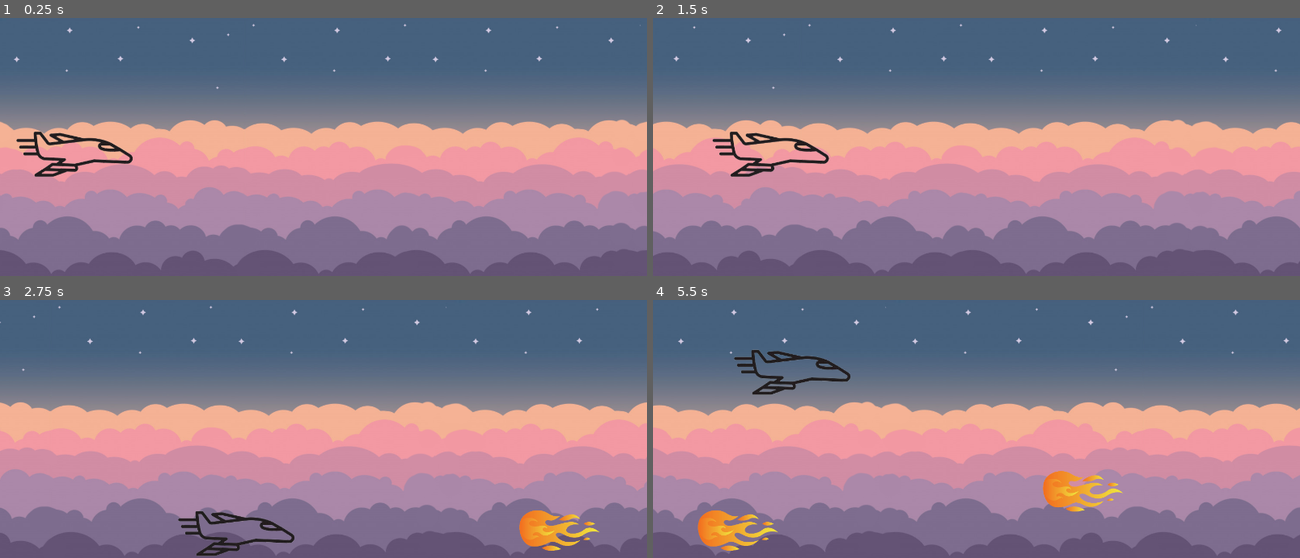
Above: before the commit, frames 1-4 (two rows, left to right).
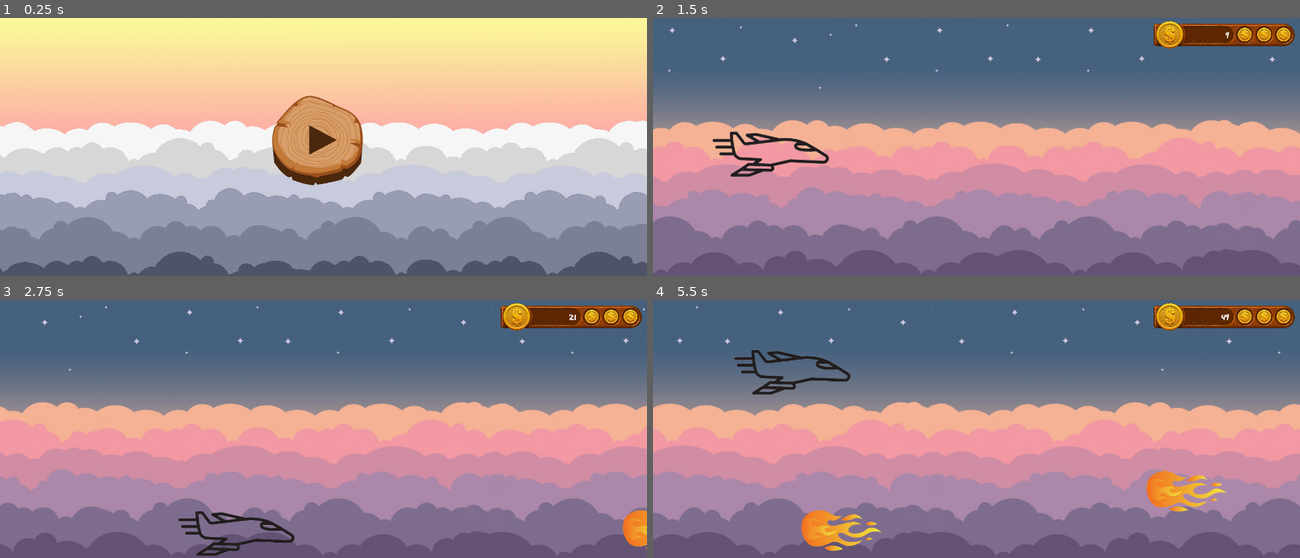
Above: after the commit, the same moments.

Repository: bonfire-camaraderie/Paper-Plane
Game: Godot game, scene res://Start Menu.tscn
Two runs of this game, one before a commit and one after it. Both use one fixed random seed, a clock stepped at 60 frames per second and the inputs below. Before the commit the project starts from res://World.tscn.
Inputs (mouse positions are in pixels of both pictures, inside the frame that each line leads up to):
- Up to frame 1 (0.25 s): no input
- Up to frame 2 (1.5 s): click (970, 139) at 0.52 s; hold Right (ui_right) from 1.28 s (still down)
- Up to frame 3 (2.75 s): release Right (ui_right) at 2.03 s; hold Down (ui_down) from 2.03 s (still down)
- Up to frame 4 (5.5 s): release Down (ui_down) at 2.78 s; hold Right (ui_right) 2.78-3.53 s; hold Up (ui_up) 3.53-4.28 s; hold Left (ui_left) from 4.28 s (still down)

The runs differ from the first frame. In frame 1, 76% of the frame differs, in the area x 0-100%, y 0-100%; in frame 2, 17%; in frame 3, 18%; in frame 4, 20%.

Commit message:
added scoring menu and system, added Start Menu scene

Diff:
--- a/Object Spawner.gd
+++ b/Object Spawner.gd
@@ -1,7 +1,7 @@
 extends Node
 
 const fireBall = preload("res://Fire_Ball.tscn")
-onready var timer = get_node("Timer")
+onready var timer = get_node("Fire_Ball_Spawn_Timer")
 var objectPosition = Vector2()
 
 func _ready():
--- /dev/null
+++ b/Score Label.gd
@@ -0,0 +1,15 @@
+extends Label
+
+var score = 0
+onready var timer = get_node("Score/Score_Timer")
+onready var scoreLabel = get_node("Score/Score_Label")
+
+
+func _ready():
+	timer.set_wait_time(1)
+	timer.start()
+
+
+func _on_Timer_timeout():
+	score += 1
+	scoreLabel.text = str(score)
--- /dev/null
+++ b/Score.gd
@@ -0,0 +1,15 @@
+extends Control
+
+var score = 0
+onready var timer = get_node("Score_Timer")
+onready var scoreLabel = get_node("Score_Label")
+
+
+func _ready():
+	timer.set_wait_time(0.1)
+	timer.start()
+
+
+func _on_Timer_timeout():
+	score += 1
+	scoreLabel.text = str(score)
--- /dev/null
+++ b/Start Menu.gd
@@ -0,0 +1,7 @@
+extends Node
+
+func _ready():
+	connect("pressed", self, "_on_Button_pressed")
+
+func _on_Button_pressed():
+	get_tree().change_scene("res://World.tscn")
--- /dev/null
+++ b/Start Menu.tscn
@@ -0,0 +1,43 @@
+[gd_scene load_steps=4 format=2]
+
+[ext_resource path="res://Sky Background 2.png" type="Texture" id=1]
+[ext_resource path="res://Start Menu.gd" type="Script" id=2]
+[ext_resource path="res://PLAY BUTTON.png" type="Texture" id=3]
+
+[node name="Start Menu" type="Node"]
+script = ExtResource( 2 )
+
+[node name="Control" type="Control" parent="."]
+margin_right = 40.0
+margin_bottom = 40.0
+__meta__ = {
+"_edit_use_anchors_": false
+}
+
+[node name="TextureRect" type="TextureRect" parent="Control"]
+margin_right = 1514.0
+margin_bottom = 626.0
+texture = ExtResource( 1 )
+__meta__ = {
+"_edit_use_anchors_": false
+}
+
+[node name="Control2" type="Control" parent="."]
+margin_right = 40.0
+margin_bottom = 40.0
+__meta__ = {
+"_edit_use_anchors_": false
+}
+
+[node name="Button" type="Button" parent="Control2"]
+margin_left = 628.494
+margin_top = 179.838
+margin_right = 1119.49
+margin_bottom = 657.838
+rect_scale = Vector2( 0.44, 0.44 )
+icon = ExtResource( 3 )
+flat = true
+__meta__ = {
+"_edit_use_anchors_": false
+}
+[connection signal="pressed" from="Control2/Button" to="." method="_on_Button_pressed"]
--- /dev/null
+++ b/TextureRect.gd
@@ -0,0 +1,7 @@
+extends TextureRect
+
+func _ready():
+	connect("pressed", self, "_on_pressed")
+
+func _on_pressed():
+	get_tree().change_scene("res://World.tscn")
--- a/World.tscn
+++ b/World.tscn
@@ -1,16 +1,23 @@
-[gd_scene load_steps=8 format=2]
+[gd_scene load_steps=12 format=2]
 
 [ext_resource path="res://Sky Background.png" type="Texture" id=1]
 [ext_resource path="res://paper plane skin.png" type="Texture" id=2]
 [ext_resource path="res://Plane Body.gd" type="Script" id=3]
 [ext_resource path="res://ParallaxBackground.gd" type="Script" id=4]
 [ext_resource path="res://Object Spawner.gd" type="Script" id=5]
+[ext_resource path="res://Score.gd" type="Script" id=6]
+[ext_resource path="res://GOODDC__.TTF" type="DynamicFontData" id=7]
+[ext_resource path="res://Score.png" type="Texture" id=8]
 
 [sub_resource type="RectangleShape2D" id=1]
 extents = Vector2( 763.488, 16.1713 )
 
 [sub_resource type="RectangleShape2D" id=2]
 extents = Vector2( 20.4076, 325.49 )
+
+[sub_resource type="DynamicFont" id=3]
+size = 28
+font_data = ExtResource( 7 )
 
 [node name="World" type="Node"]
 
@@ -65,5 +72,34 @@
 
 [node name="fireBall" type="Node" parent="Object Spawner"]
 
-[node name="Timer" type="Timer" parent="Object Spawner"]
-[connection signal="timeout" from="Object Spawner/Timer" to="Object Spawner" method="_on_Timer_timeout"]
+[node name="Fire_Ball_Spawn_Timer" type="Timer" parent="Object Spawner"]
+
+[node name="Score" type="Control" parent="."]
+script = ExtResource( 6 )
+__meta__ = {
+"_edit_use_anchors_": false
+}
+
+[node name="Score_Timer" type="Timer" parent="Score"]
+
+[node name="TextureRect" type="TextureRect" parent="Score"]
+margin_left = 1161.33
+margin_top = 7.4686
+margin_right = 1488.33
+margin_bottom = 71.4686
+texture = ExtResource( 8 )
+
+[node name="Score_Label" type="Label" parent="Score"]
+margin_left = 1236.1
+margin_top = 23.1
+margin_right = 1336.1
+margin_bottom = 53.1
+custom_fonts/font = SubResource( 3 )
+text = "0"
+align = 2
+valign = 1
+__meta__ = {
+"_edit_use_anchors_": false
+}
+[connection signal="timeout" from="Object Spawner/Fire_Ball_Spawn_Timer" to="Object Spawner" method="_on_Timer_timeout"]
+[connection signal="timeout" from="Score/Score_Timer" to="Score" method="_on_Timer_timeout"]
--- a/project.godot
+++ b/project.godot
@@ -16,7 +16,7 @@
 [application]
 
 config/name="Paper_Plane"
-run/main_scene="res://World.tscn"
+run/main_scene="res://Start Menu.tscn"
 config/icon="res://icon.png"
 
 [display]
Binary file added: GOODDC__.TTF
Binary file added: PLAY BUTTON.png
Not shown, added: PLAY BUTTON.png.import
Binary file added: Score.png
Not shown, added: Score.png.import
Not shown, changed: export_presets.cfg
